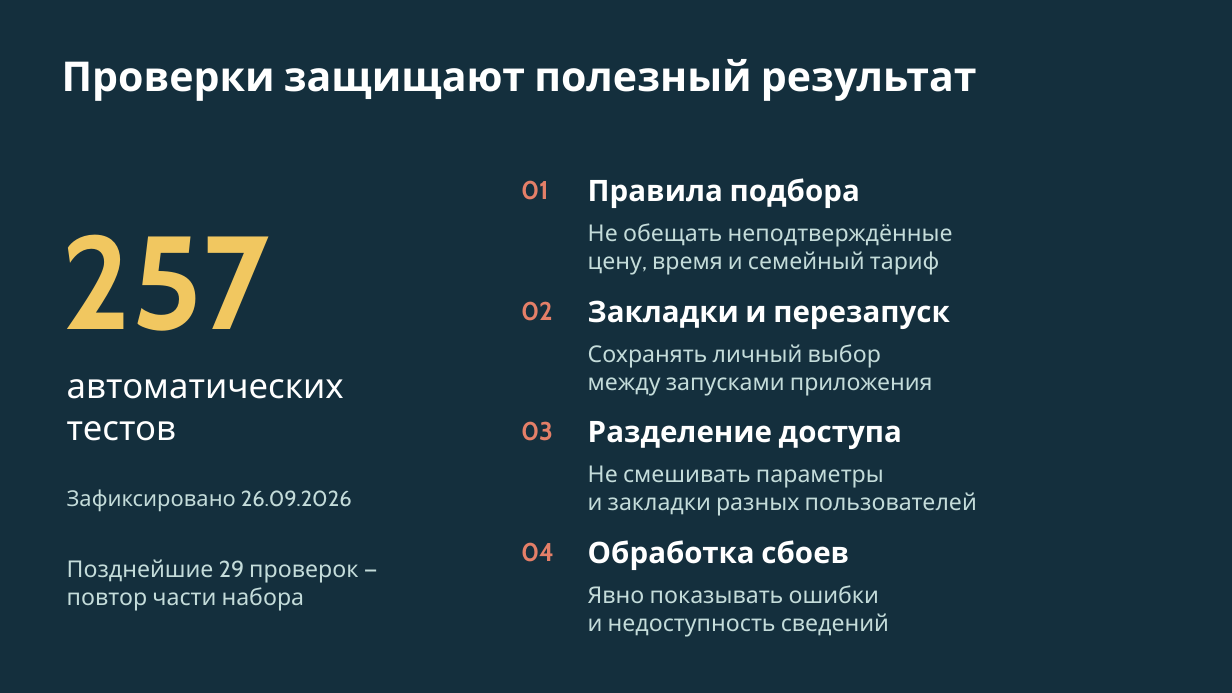
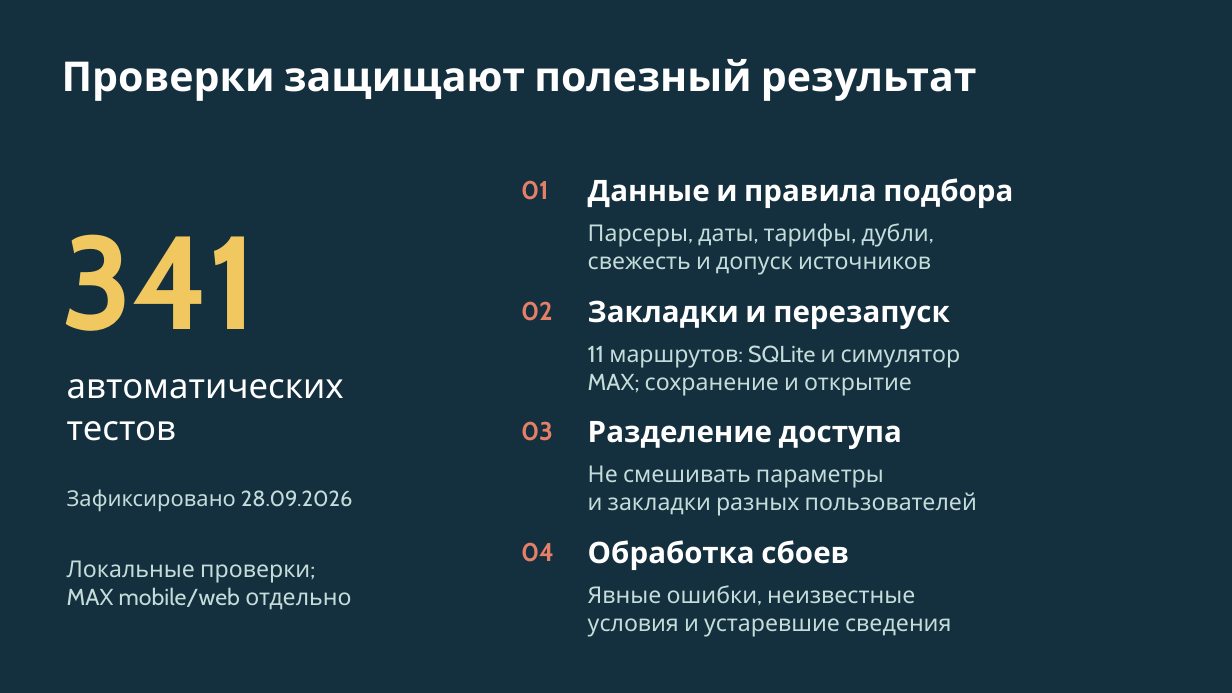
Before and after one commit to AiratBastanov/HackMaxBot2026, a slide deck: slide 8 of presentation/cultural-plan.pptx. Drawn at 1232x693 pixels with LibreOffice and Linux fonts; fonts in the diff are those of the drawing. Boxes give left, top, right and bottom in pixels: in the first picture for what was removed or moved away, otherwise in the second. Text is boxed around its words. In the diff, an @@ line names an element or a change of style, - is before the commit and + after.

```diff
--- a/presentation/cultural-plan.pptx
+++ b/presentation/cultural-plan.pptx
@@ text at [588, 178, 1013, 208]: text changed @@
-Правила подбора
+Данные и правила подбора
@@ text at [62, 234, 258, 331]: text changed @@
-257
+341
@@ text at [588, 223, 931, 275]: text changed @@
-Не обещать неподтверждённые
-цену, время и семейный тариф
+Парсеры, даты, тарифы, дубли,
+свежесть и допуск источников
@@ text at [588, 345, 961, 395]: text changed @@
-Сохранять личный выбор
-между запусками приложения
+11 маршрутов: SQLite и симулятор
+MAX; сохранение и открытие
@@ text at [67, 489, 353, 512]: text changed @@
-Зафиксировано 26.09.2026
+Зафиксировано 28.09.2026
@@ text at [67, 560, 351, 610]: text changed @@
-Позднейшие 29 проверок —
-повтор части набора
+Локальные проверки;
+MAX mobile/web отдельно
@@ text at [588, 585, 951, 637]: text changed @@
-Явно показывать ошибки
-и недоступность сведений
+Явные ошибки, неизвестные
+условия и устаревшие сведения
```
Also in this commit, not shown: 10 other slides changed, 33 other files.
